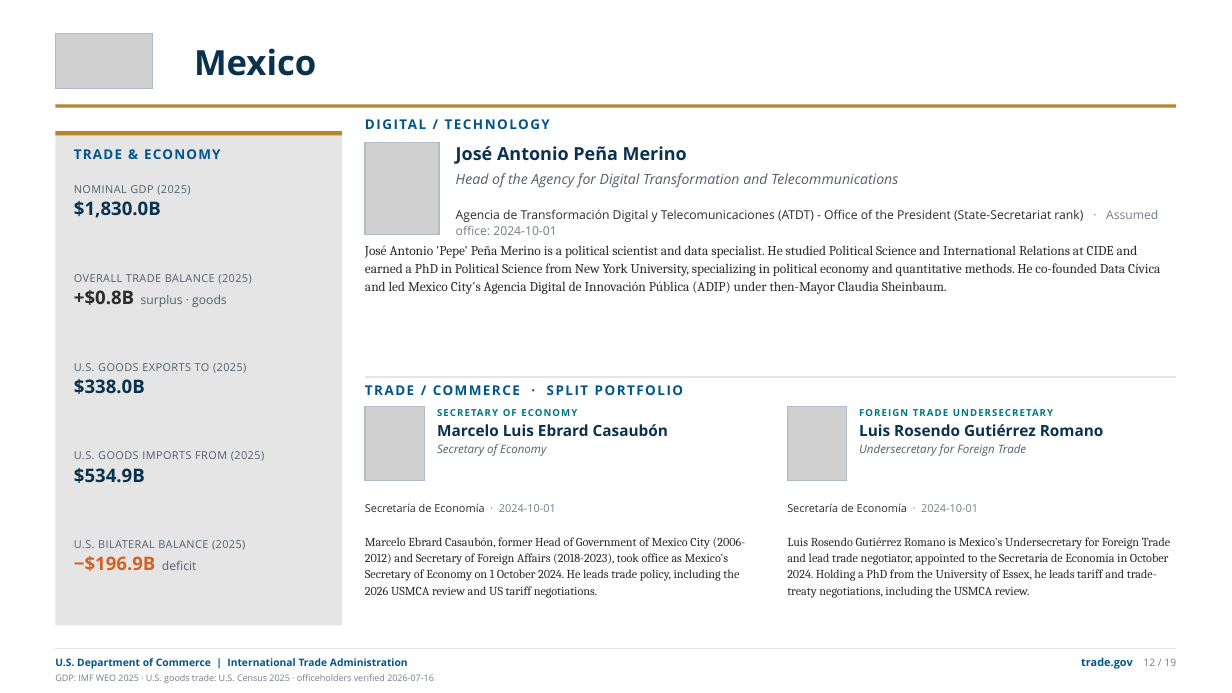
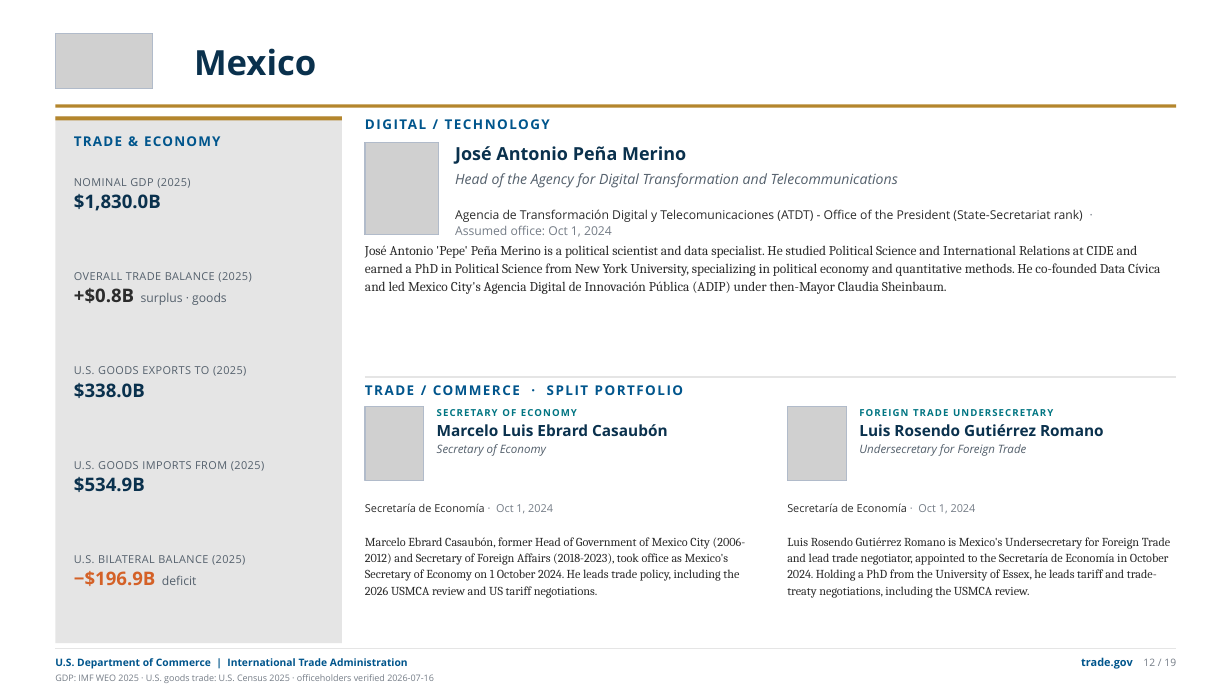
Before and after one commit to jsilbs18-cloud/Photo, a slide deck: slide 15 of output/g20-ministers-trade-deck.pptx (slide 16 before the commit). Drawn at 1232x693 pixels with LibreOffice and Linux fonts; fonts in the diff are those of the drawing; grey boxes stand for pictures. Boxes give left, top, right and bottom in pixels: in the first picture for what was removed or moved away, otherwise in the second. Text is boxed around its words. In the diff, an @@ line names an element or a change of style, - is before the commit and + after.

```diff
--- a/output/g20-ministers-trade-deck.pptx
+++ b/output/g20-ministers-trade-deck.pptx
@@ rectangle: place and size @@
-rectangle at [55,131,342,135]
+rectangle at [55,116,342,120]
@@ rectangle: place and size @@
-rectangle at [55,131,342,626]
+rectangle at [55,116,342,643]
@@ text "TRADE & ECONOMY": place and size @@
-text "TRADE & ECONOMY" at [74,149,220,159]
+text "TRADE & ECONOMY" at [74,136,220,146]
@@ text "NOMINAL GDP (2025)": place and size @@
-text "NOMINAL GDP (2025)" at [74,185,190,218]
+text "NOMINAL GDP (2025)" at [74,178,190,211]
@@ text at [455,209,1083,237]: text changed @@
-Agencia de Transformación Digital y Telecomunicaciones (ATDT) - Office of the President (State-Secretariat rank) · Assumed office: 2024-10-01
+Agencia de Transformación Digital y Telecomunicaciones (ATDT) - Office of the President (State-Secretariat rank) · Assumed office: Oct 1, 2024
@@ text "U.S. GOODS EXPORTS TO (2025)": place and size @@
-text "U.S. GOODS EXPORTS TO (2025)" at [74,363,246,394]
+text "U.S. GOODS EXPORTS TO (2025)" at [74,366,246,398]
@@ text "U.S. GOODS IMPORTS FROM (2025)": place and size @@
-text "U.S. GOODS IMPORTS FROM (2025)" at [74,451,264,483]
+text "U.S. GOODS IMPORTS FROM (2025)" at [74,461,264,492]
@@ text at [365,503,553,513]: text changed @@
-Secretaría de Economía · 2024-10-01
+Secretaría de Economía · Oct 1, 2024
@@ text at [787,503,976,513]: text changed @@
-Secretaría de Economía · 2024-10-01
+Secretaría de Economía · Oct 1, 2024
@@ text "U.S. BILATERAL BALANCE (2025)": place and size @@
-text "U.S. BILATERAL BALANCE (2025)" at [74,540,245,571]
+text "U.S. BILATERAL BALANCE (2025)" at [74,555,245,586]
```
Also in this commit, not shown: 22 other slides changed, 1 slide removed, 39 other files.
